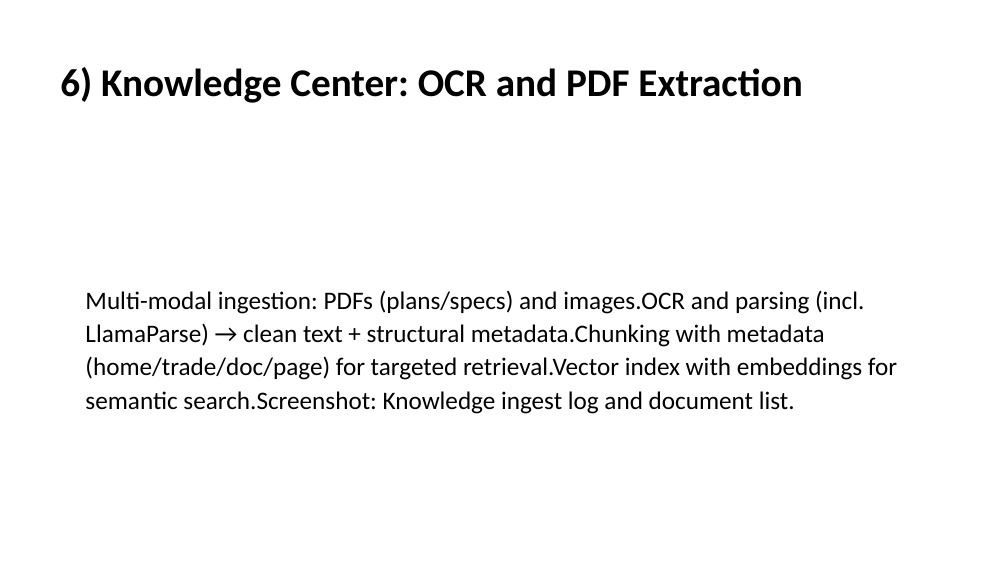
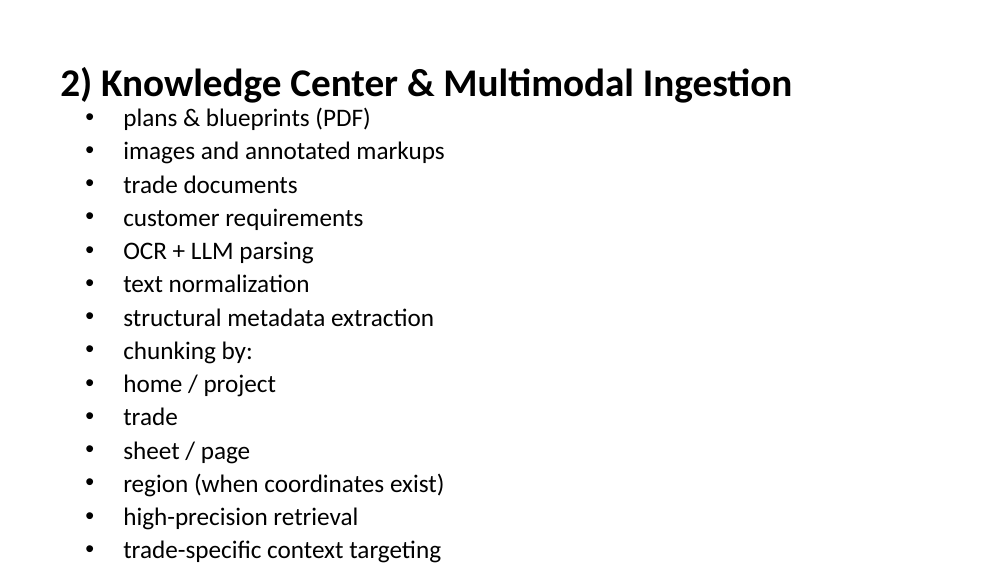
Before and after one commit to IndrasenaV/buildwise, a slide deck: slide 3 of docs/ai-capability-buildwise-showcase.pptx (slide 6 before the commit). Drawn at 1008x567 pixels with LibreOffice and Linux fonts; fonts in the diff are those of the drawing. Boxes give left, top, right and bottom in pixels: in the first picture for what was removed or moved away, otherwise in the second. Text is boxed around its words. In the diff, an @@ line names an element or a change of style, - is before the commit and + after.

```diff
--- a/docs/ai-capability-buildwise-showcase.pptx
+++ b/docs/ai-capability-buildwise-showcase.pptx
@@ text at (60, 67, 793, 103): text changed @@
-6) Knowledge Center: OCR and PDF Extraction
+2) Knowledge Center & Multimodal Ingestion
@@ text at (123, 107, 444, 563): text changed @@
-• Multi-modal ingestion: PDFs (plans/specs) and images.OCR and parsing (incl. LlamaParse) → clean text + structural metadata.Chunking with metadata (home/trade/doc/page) for targeted retrieval.Vector index with embeddings for semantic search.Screenshot: Knowledge ingest log and document list.
+• plans & blueprints (PDF)
+• images and annotated markups
+• trade documents
+• customer requirements
+• OCR + LLM parsing
+• text normalization
+• structural metadata extraction
+• chunking by:
+• home / project
+• trade
+• sheet / page
+• region (when coordinates exist)
+• high-precision retrieval
+• trade-specific context targeting
+• source-aware reasoning
```
Also in this commit, not shown: 2 other slides changed, 8 slides added, 12 slides removed, 3 other files.
